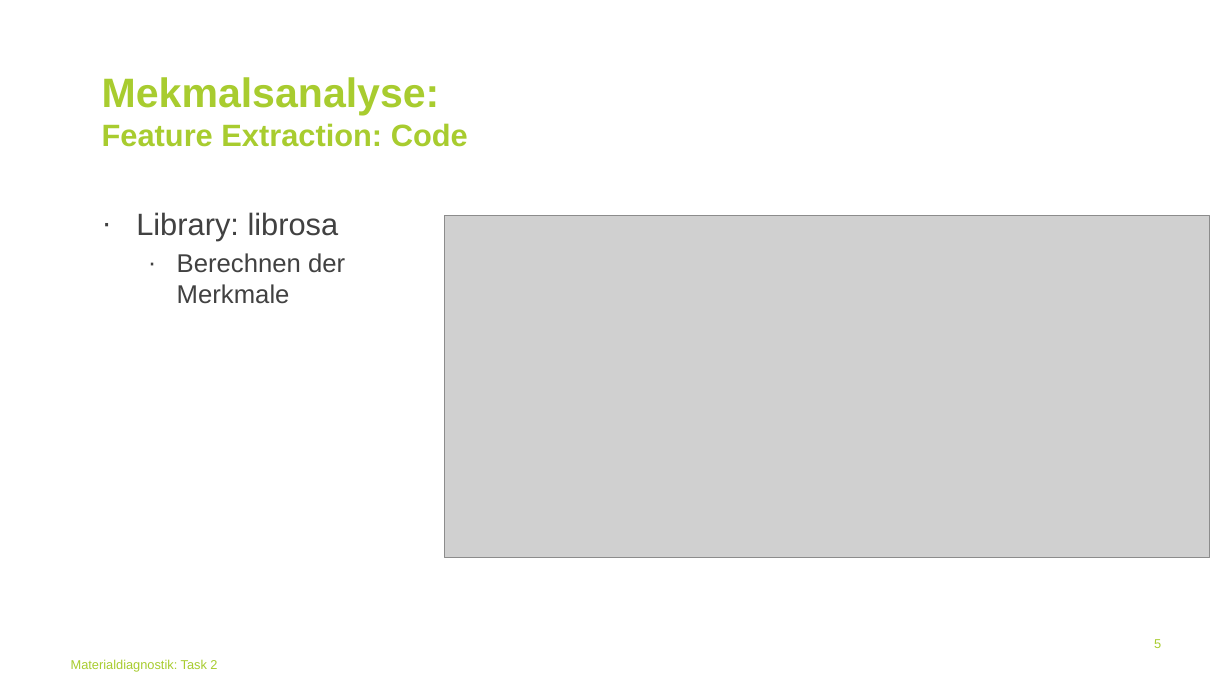
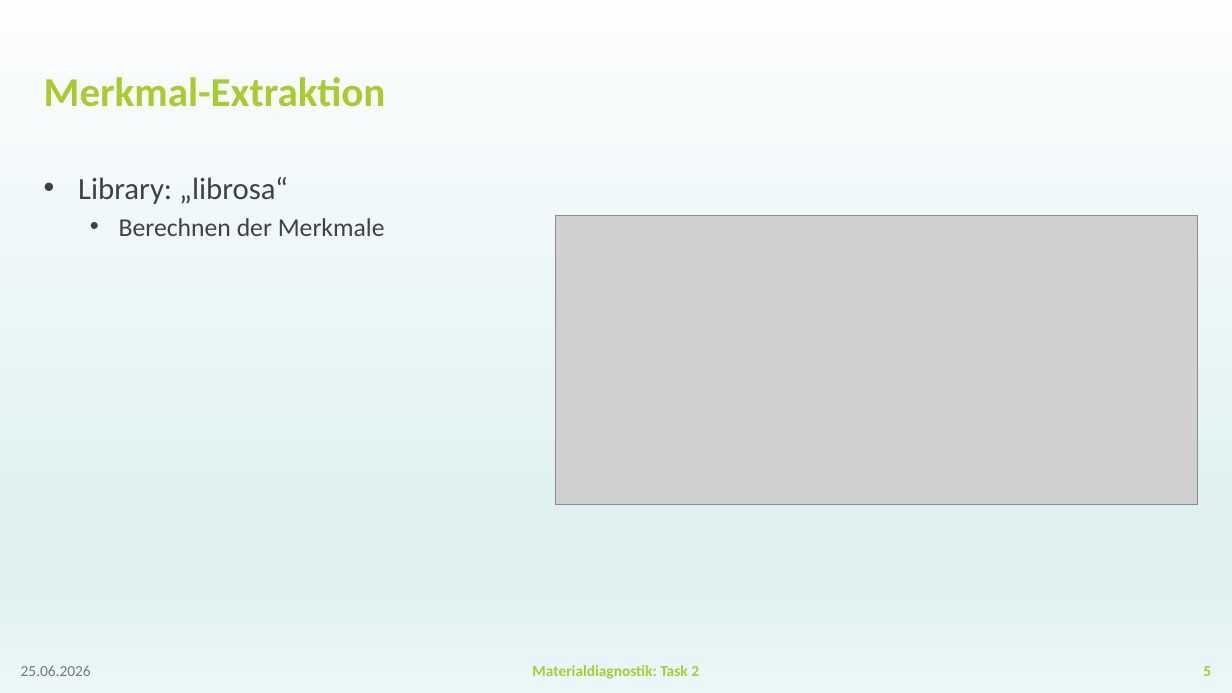
Before and after one commit to BGielczynski/AI_diagnostics, a slide deck: slide 5 of Task_2/Task2Powerpoint.pptx. Drawn at 1232x693 pixels with LibreOffice and Linux fonts; fonts in the diff are those of the drawing; grey boxes stand for pictures; background and template pictures are left out. Boxes give left, top, right and bottom in pixels: in the first picture for what was removed or moved away, otherwise in the second. Text is boxed around its words. In the diff, an @@ line names an element or a change of style, - is before the commit and + after.

```diff
--- a/Task_2/Task2Powerpoint.pptx
+++ b/Task_2/Task2Powerpoint.pptx
@@ background #FFFFFF to gradient #FCFDFE to #E0F1F2 to #EBF6F7 @@
@@ title "Merkmal-Extraktion" at (x1=44, y1=77, x2=386, y2=107): vertical alignment top to middle @@
@@ title at (x1=44, y1=77, x2=386, y2=107): text changed; size 24 to 32 pt; font Arial to Calibri @@
-Mekmalsanalyse:
-Feature Extraction: Code
+Merkmal-Extraktion
@@ text "Library: „librosa“" moved from (x1=136, y1=212, x2=345, y2=304) to (x1=78, y1=177, x2=385, y2=236) @@
@@ text at (x1=78, y1=177, x2=288, y2=204): text changed; font Arial to Calibri @@
-· Library: librosa
+• Library: „librosa“
@@ text at (x1=119, y1=218, x2=385, y2=236): font Arial to Calibri in "Berechnen der Merkmale"; bullet · to • @@
@@ picture resized from (x1=445, y1=215, x2=1210, y2=558) to (x1=556, y1=215, x2=1198, y2=505) @@
@@ text removed at (x1=71, y1=659, x2=217, y2=672) @@
-Materialdiagnostik: Task 2
@@ page number moved from (x1=1154, y1=639, x2=1161, y2=648) to (x1=1203, y1=666, x2=1211, y2=676) @@
@@ page number at (x1=1203, y1=666, x2=1211, y2=676): size 10 to 12 pt, font Arial to Calibri, bold on; more space between paragraphs; vertical alignment top to middle @@
@@ text added at (x1=21, y1=666, x2=91, y2=676), 12 pt, text #797979 @@
+25.06.2026
@@ text added at (x1=532, y1=665, x2=699, y2=679), 12 pt, text #A8CC2F, bold @@
+Materialdiagnostik: Task 2
```
Also in this commit, not shown: 13 other slides changed, 4 slides added, 4 slides removed, 1 other file.
